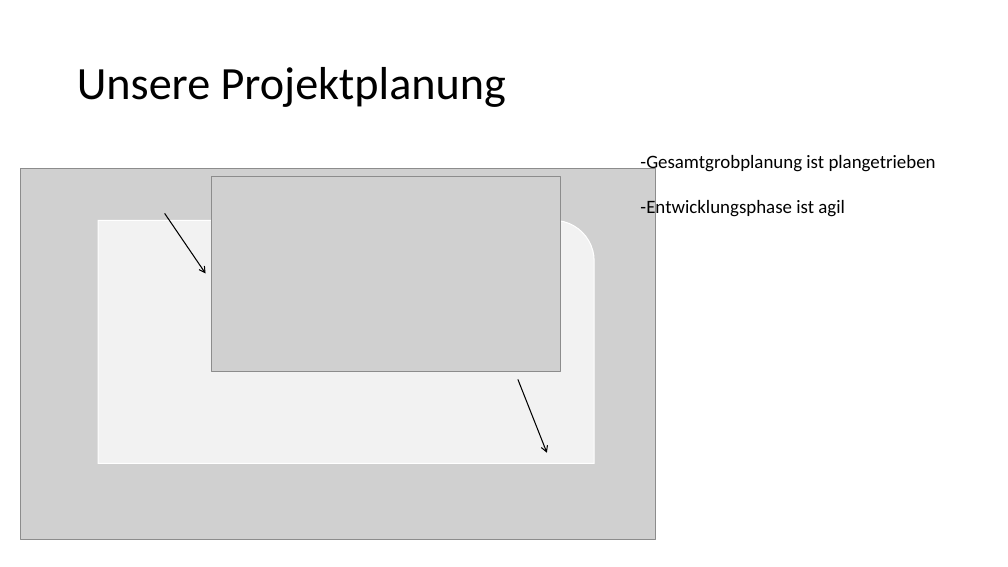
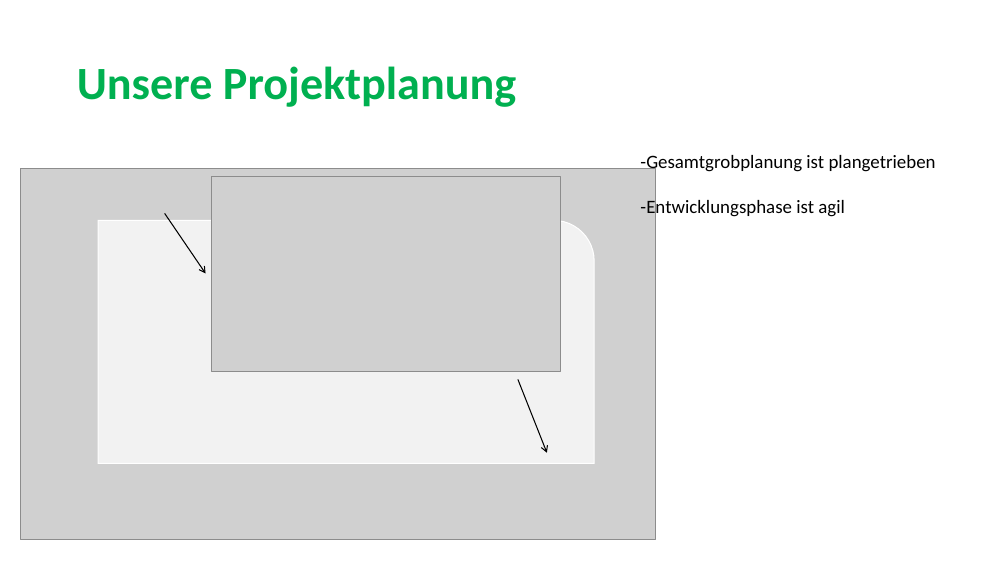
Before and after one commit to sarahmele/ch.bfh.btx8081.w2015.green, a slide deck: slide 6 of doc/task02/Task2.pptx. Drawn at 1008x567 pixels with LibreOffice and Linux fonts; fonts in the diff are those of the drawing; grey boxes stand for pictures. Boxes give left, top, right and bottom in pixels: in the first picture for what was removed or moved away, otherwise in the second. Text is boxed around its words. In the diff, an @@ line names an element or a change of style, - is before the commit and + after.

```diff
--- a/doc/task02/Task2.pptx
+++ b/doc/task02/Task2.pptx
@@ title "Unsere Projektplanung" at <box>77,66,516,107</box>: text colour #000000 to #00B050, bold on @@
```
Also in this commit, not shown: 1 other slide changed, 1 slide added.
